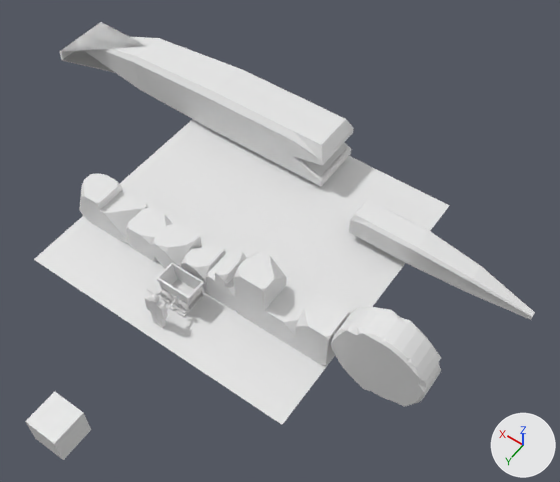
Before and after pictures for a commit that changed the Blender file Assets/Meshs/CrossyMineMeshs.blend.
One viewpoint serves both versions: a camera (50 mm lens) standing at (-49.8, 39.4, 96.8) and looking at (-7.7, -19.5, 4.3). Arrows for +X, +Y and +Z are at lower right; the lights stay in place.

The first picture shows 'Field', 'Huge Monster 1', 'HugeMonster 2', 'One square', 'One square.001', 'One square.002', 'One square.003', 'One square.006', 'One square.007', 'One square.008', 'One square.009', 'One square.010', 'Player', 'Roling Rock'.
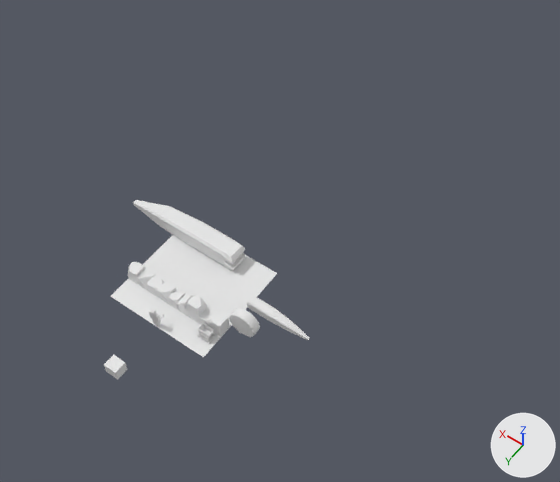
Where the newer file only moved an object's origin or applied its transform, the numbers keep the older frame.

Where the change shows, as pixel boxes [x1, y1, x2, y2] in the pictures (560 x 482 px; the box of a moved part takes in the faces that stretch with it):
'Field', rescaled (60% narrower, 60% shorter): before [34, 119, 450, 424]; after [111, 235, 277, 357]
'Huge Monster 1', reshaped, moved, rescaled (61% narrower, 56% shorter): before [60, 22, 354, 186]; after [133, 200, 246, 271]
'Roling Rock', reshaped (71% narrower, 70% shorter): before [331, 307, 441, 407]; after [229, 308, 260, 337]
'HugeMonster 2', mesh rescaled (66% narrower, 63% shorter): before [349, 200, 535, 320]; after [247, 296, 310, 340]
'One square.006', moved, rescaled (61% narrower, 63% shorter): before [233, 252, 286, 329]; after [187, 295, 207, 323]
'One square', mesh rescaled (64% narrower, 62% shorter): before [25, 392, 91, 460]; after [104, 355, 127, 380]
'One square.002', moved, rescaled (62% narrower, 63% shorter): before [295, 295, 350, 365]; after [209, 311, 229, 336]
'One square.003', moved, rescaled: before [265, 286, 311, 348]; after [198, 307, 215, 327]
'One square.007', moved, rescaled: before [152, 223, 202, 269]; after [157, 282, 176, 303]
'One square.010', moved, rescaled (60% narrower, 60% shorter): before [79, 173, 123, 230]; after [128, 262, 145, 284]
'One square.008', moved, rescaled (60% narrower, 61% shorter): before [126, 207, 172, 262]; after [147, 276, 165, 297]
'One square.009', moved, rescaled (60% narrower, 59% shorter): before [100, 191, 149, 244]; after [136, 269, 155, 290]
'Player', reshaped, moved (46% narrower, 49% shorter): before [145, 292, 168, 328]; after [149, 309, 161, 327]
part 1 of me_cube_001, moved or reshaped: before [145, 293, 168, 328]; after [149, 309, 161, 327]
part 5 of me_cylinder_001, deleted: before [331, 307, 441, 407]
part 6 of me_cylinder_001, added: after [229, 308, 260, 337]
'One square.001', unchanged, covered by the edit: before [206, 250, 247, 310]; after [177, 294, 193, 316]
'Cart', unchanged, covered by the edit: before [156, 263, 204, 306]; after [197, 323, 214, 339]

The change, as a diff of the scene's bpy script:
```diff
--- a/Assets/Meshs/CrossyMineMeshs.blend.py
+++ b/Assets/Meshs/CrossyMineMeshs.blend.py
@@ me_cube_001 @@
-me_cube_001.from_pydata(...)  # 612 vertices, 579 faces; spans x -1.63..1.63, y -0.7..0.62, z -5.07..2.35
+me_cube_001.from_pydata(...)  # 612 vertices, 579 faces; spans x -0.83..0.83, y -0.45..0.23, z -2.48..1.31
+# me_cube_001 part 1: 420 vertices removed from x -1.63..1.63, y -0.62..0.62, z -5.07..2.35; 612 vertices added at x -0.83..0.83, y -0.45..0.23, z -2.48..1.31
 me_cube_001.materials.append(mat_material)
@@ me_cube_008 @@
 # used by ob_huge_monster_1; location = (0.0, -40.3, 3.7); rotation_euler = (0.0, 0.0, 3.142), in degrees (0, 0, 180); scale = (1.73, 1.73, 1.73)
-me_cube_008.from_pydata(...)  # 148 vertices, 143 faces; spans x -31.9..2.7, y -3.3..3.3, z -2.7..2.7
+me_cube_008.from_pydata(...)  # 140 vertices, 147 faces; spans x -18.6..3.0, y -1.7..1.7, z -1.8..1.6
+# me_cube_008 part 2: 148 vertices removed from x -31.9..2.7, y -3.3..3.3, z -2.7..2.7; 140 vertices added at x -18.6..3.0, y -1.7..1.7, z -1.8..1.6
@@ me_cube_009 @@
 me_cube_009.from_pydata(...)  # 93 vertices, 86 faces; spans x -21.4..0.0, y -1.7..1.7, z -1.6..1.8
 # used by ob_hugemonster_2; location = (-13.9, -31.9, 2.5); scale = (1.42, 1.42, 1.42)
+# me_cube_009 part 3: the whole mesh is scaled about its middle by 0.349, then moved by (10.4, 15.3, -1.5)
@@ me_cube_011 @@
 me_cube_011.from_pydata(...)  # 8 vertices, 6 faces; spans x -1.0..1.0, y -1.0..1.0, z -1.0..1.0
 # used by ob_one_square; location = (0.0, 20.3, 0.0); scale = (2.65, 2.65, 2.65)
+# me_cube_011 part 4: the whole mesh is scaled about its middle by (0.41, 0.377, 0.377), then moved by (-0.03, -4.1, 0.0)
@@ me_cylinder_001 @@
 # used by ob_roling_rock; location = (-29.6, -10.8, 2.0); rotation_euler = (1.571, 0.0, 0.0), in degrees (90, 0, 0); scale = (3.2, 3.2, 3.2)
-me_cylinder_001.from_pydata(...)  # 174 vertices, 125 faces; spans x -2.72..1.7, y -0.96..3.46, z -0.76..0.76
+me_cylinder_001.from_pydata(...)  # 174 vertices, 137 faces; spans x 5.06..6.45, y -0.69..0.69, z -1.74..-1.26
+# me_cylinder_001 part 5: 174 vertices removed from x -2.72..1.7, y -0.96..3.46, z -0.76..0.76
+# me_cylinder_001 part 6: 174 vertices added at x 5.06..6.45, y -0.69..0.69, z -1.74..-1.26
@@ ob_player @@
 ob_player = bpy.data.objects.new('Player', me_cube_001)
-ob_player.location = (0.0, 0.0, 4.1)
+ob_player.location = (0.0, 0.7, 2.1)
@@ ob_huge_monster_1 @@
 ob_huge_monster_1 = bpy.data.objects.new('Huge Monster 1', me_cube_008)
-ob_huge_monster_1.location = (0.0, -40.3, 3.7)
+ob_huge_monster_1.location = (-0.3, -14.9, 1.5)
 ob_huge_monster_1.rotation_euler = (0.0, 0.0, 3.142)  # degrees (0, 0, 180)
-ob_huge_monster_1.scale = (1.73, 1.73, 1.73)
@@ ob_one_square_002 @@
 ob_one_square_002 = bpy.data.objects.new('One square.002', me_cube_013)
-ob_one_square_002.location = (-21.2, -10.7, 1.8)
-ob_one_square_002.scale = (2.65, 2.65, 2.65)
+ob_one_square_002.location = (-8.0, -4.1, 0.7)
@@ ob_one_square_003 @@
 ob_one_square_003 = bpy.data.objects.new('One square.003', me_cube_014)
-ob_one_square_003.location = (-15.9, -10.7, 1.8)
-ob_one_square_003.scale = (2.65, 2.65, 2.65)
+ob_one_square_003.location = (-6.0, -4.1, 0.7)
@@ ob_one_square_006 @@
 ob_one_square_006 = bpy.data.objects.new('One square.006', me_cube_017)
-ob_one_square_006.location = (-10.6, -10.7, 1.8)
-ob_one_square_006.scale = (2.65, 2.65, 2.65)
+ob_one_square_006.location = (-4.0, -4.1, 0.7)
@@ ob_one_square_007 @@
 ob_one_square_007 = bpy.data.objects.new('One square.007', me_cube_018)
-ob_one_square_007.location = (5.3, -10.7, 1.8)
-ob_one_square_007.scale = (2.65, 2.65, 2.65)
+ob_one_square_007.location = (2.0, -4.1, 0.7)
@@ ob_one_square_008 @@
 ob_one_square_008 = bpy.data.objects.new('One square.008', me_cube_019)
-ob_one_square_008.location = (10.6, -10.7, 1.8)
-ob_one_square_008.scale = (2.65, 2.65, 2.65)
+ob_one_square_008.location = (4.0, -4.1, 0.7)
@@ ob_one_square_009 @@
 ob_one_square_009 = bpy.data.objects.new('One square.009', me_cube_020)
-ob_one_square_009.location = (15.9, -10.7, 1.8)
-ob_one_square_009.scale = (2.65, 2.65, 2.65)
+ob_one_square_009.location = (6.0, -4.1, 0.7)
@@ ob_one_square_010 @@
 ob_one_square_010 = bpy.data.objects.new('One square.010', me_cube_021)
-ob_one_square_010.location = (21.2, -10.7, 1.8)
-ob_one_square_010.scale = (2.65, 2.65, 2.65)
+ob_one_square_010.location = (8.0, -4.1, 0.7)
@@ ob_field @@
 ob_field.location = (0.0, -0.1, 0.0)
-ob_field.scale = (2.65, 2.65, 2.65)
```
